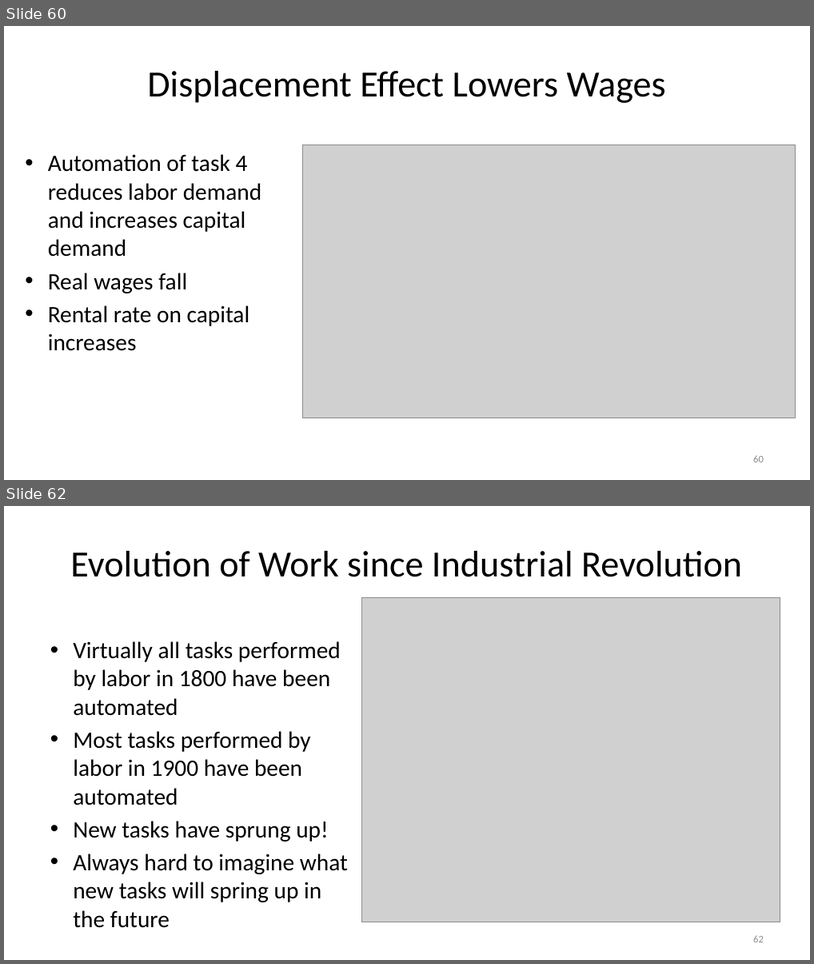
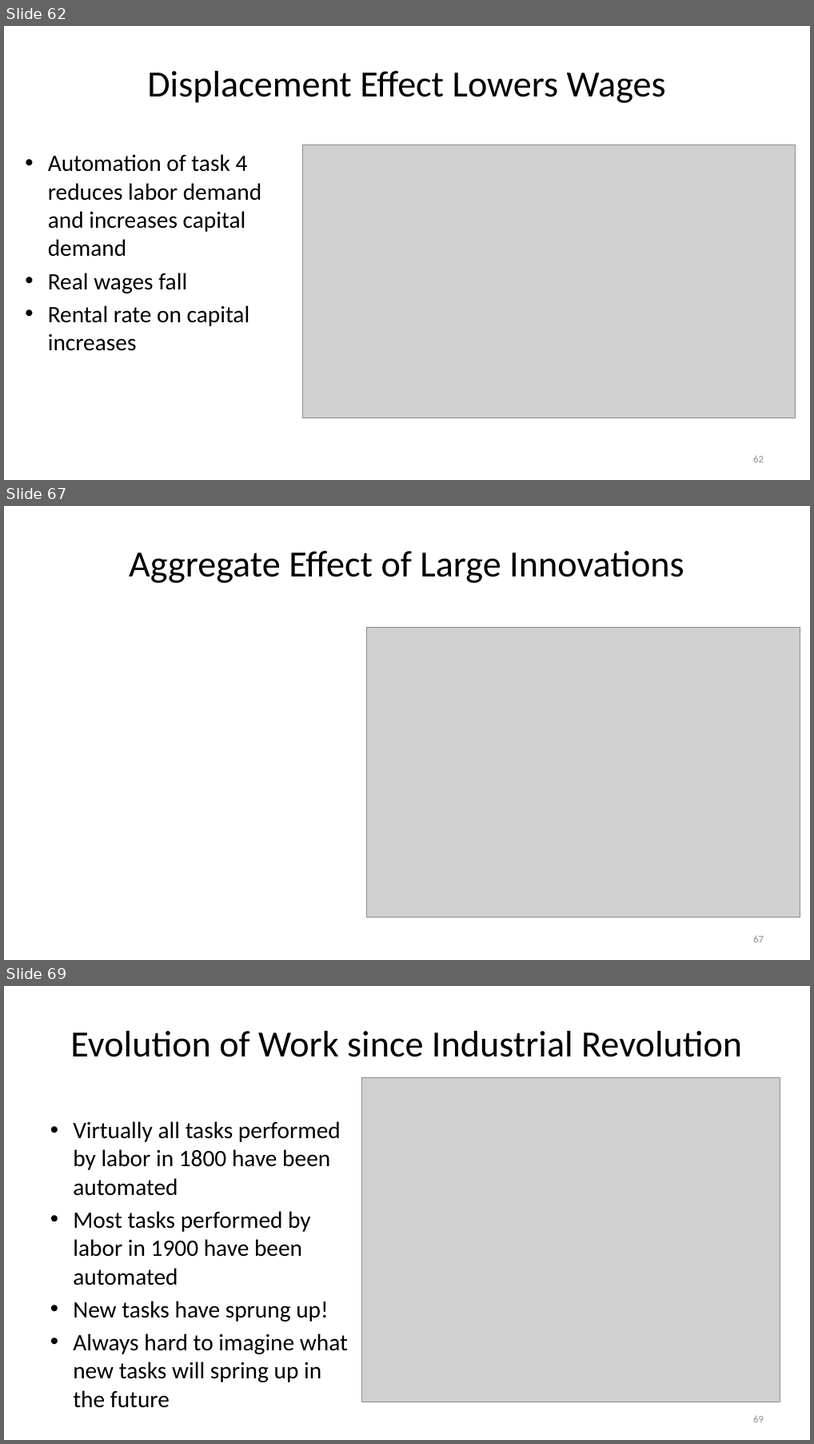
Before and after one commit to jonsteinsson/jonsteinsson.github.io, a slide deck: static/teaching/ProductionSlides.pptx. Shown one above the other, each under a label of ours: slides 60 and 62 before the commit, slides 62, 67 and 69 after it; the slides between them are not shown. The pictures are 814x964 and 814x1444 pixels, drawn with LibreOffice and Linux fonts; fonts in the diff are those of the drawing; grey boxes stand for pictures. Boxes give left, top, right and bottom in pixels: in the first picture for what was removed or moved away, otherwise in the second. Text is boxed around its words. In the diff, an @@ line names an element or a change of style, - is before the commit and + after.

```diff
--- a/static/teaching/ProductionSlides.pptx
+++ b/static/teaching/ProductionSlides.pptx
@@ slide 67 added at (4, 506, 810, 960), background #FFFFFF @@
@@ title added at (129, 551, 685, 583), 44 pt, text #000000 @@
+Aggregate Effect of Large Innovations
@@ picture added at (367, 627, 801, 917) @@
@@ page number added at (754, 935, 764, 942), 12 pt, text #8C8C8C @@
+67
@@ what was slide 60 is now slide 62 @@
@@ page number at (754, 455, 764, 462): text changed @@
-60
+62
@@ what was slide 62 is now slide 69 @@
@@ page number at (754, 1415, 764, 1422): text changed @@
-62
+69
```
Also in this commit, not shown: 5 slides changed, 8 other slides added, 2 slides removed, 1 other file.
